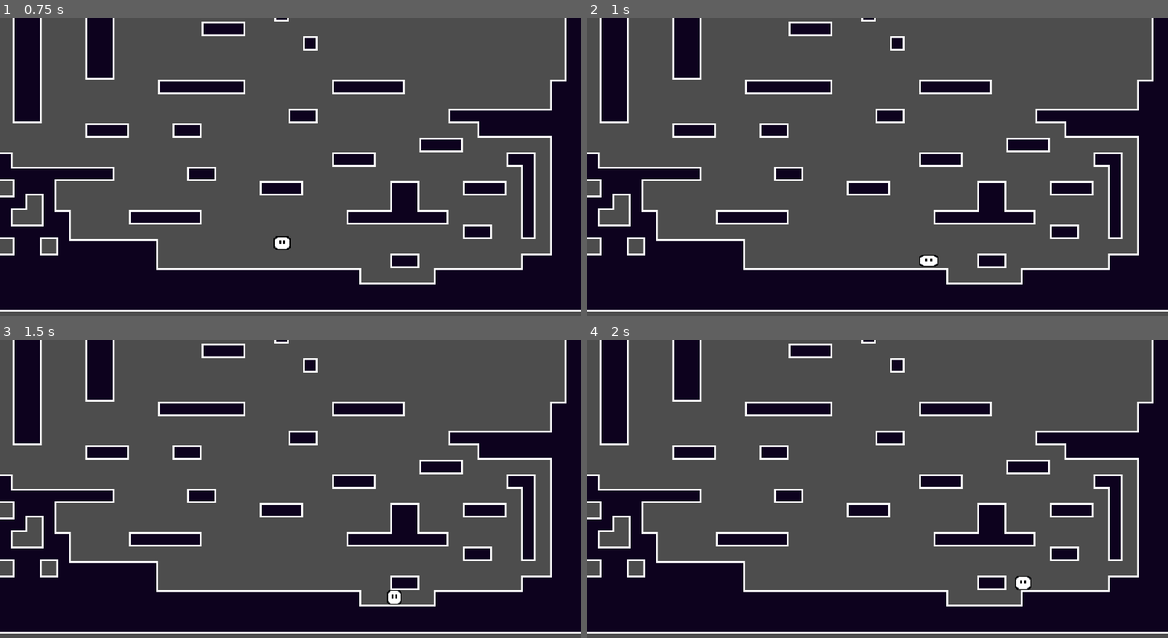
Above: before the commit, frames 1-4 (two rows, left to right).
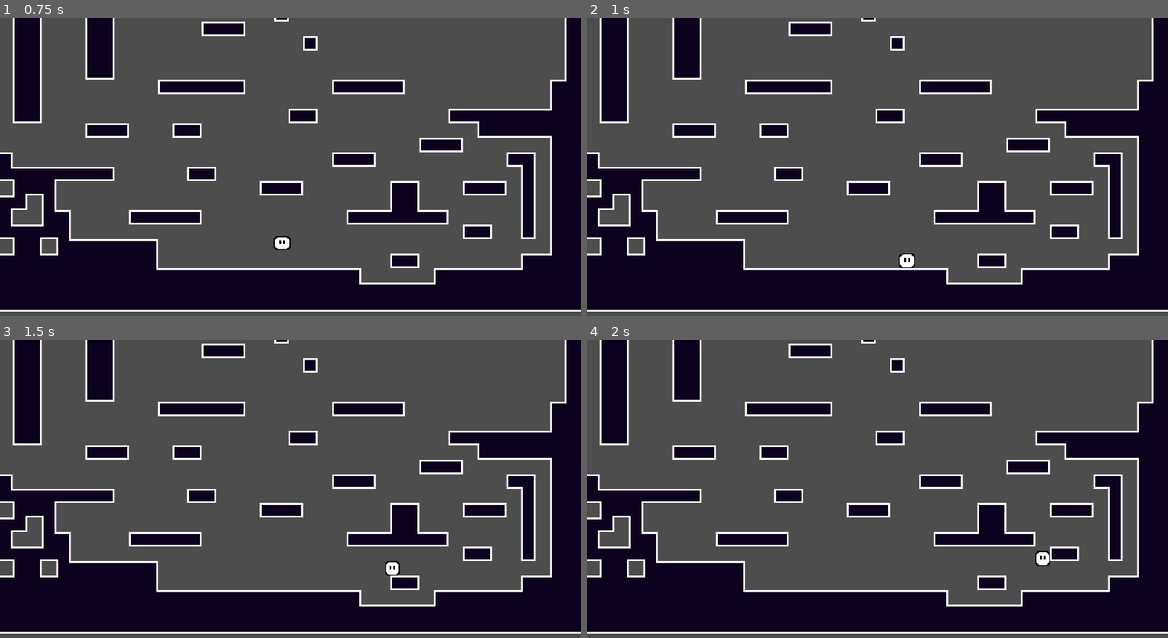
Above: after the commit, the same moments.

Repository: picalexs/LightBender
Game: Godot game, scene res://levels/test_room/test_scene.tscn
The game is run twice, just before and just after one commit, with the same random seed, the same clock (stepped at 60 frames per second) and the same inputs.
Inputs:
- Up to frame 1 (0.75 s): tap Enter (ui_accept) at 0.5 s; hold Right (ui_right) from 0.53 s (still down); hold Enter (ui_accept) from 0.53 s (still down); tap Shift (dash) at 0.6 s
- Up to frame 2 (1 s): keep holding Right (ui_right); keep holding Enter (ui_accept)
- Up to frame 3 (1.5 s): keep holding Right (ui_right); release Enter (ui_accept) at 1.28 s; tap Enter (ui_accept) at 1.35 s
- Up to frame 4 (2 s): keep holding Right (ui_right); tap Enter (ui_accept) at 1.52, 1.82 s; tap Shift (dash) at 1.55 s

Frame 1 is identical in both runs. In frame 2, 0.2% of the frame differs, in the area x 53-61%, y 79-84%; in frame 3, 0.2%; in frame 4, 0.2%.

Commit message:
Fixed slow fall

Diff:
--- a/light-bender/features/player/player_movement.gd
+++ b/light-bender/features/player/player_movement.gd
@@ -51,6 +51,7 @@
 @export var dash_duration: float = 0.16
 @export var dash_cooldown: float = 0.55
 @export var dash_zero_vertical_velocity: bool = true
+@export var dash_end_speed_mult: float = 0.6
 
 # ── Wall Movement ─────────────────────────────────────────────────────────────
 @export_group("Wall Movement")
@@ -72,6 +73,7 @@
 var _wall_jump_lock_timer: float = 0.0
 var _wall_normal: Vector2 = Vector2.ZERO
 var _air_jumps_left: int = 0
+var _slow_fall_armed: bool = false
 
 @onready var _sprite: Sprite2D = $Sprite2D
 
@@ -89,18 +91,25 @@
 func _unhandled_input(event: InputEvent) -> void:
 	if event.is_action_pressed("ui_accept"):
 		_jump_buffer_timer = jump_buffer_time
+		if _can_arm_slow_fall_on_jump_press():
+			_slow_fall_armed = true
 	if event.is_action_pressed(DASH_ACTION):
 		_try_dash()
 	elif event.is_action_released("ui_accept") and _is_jumping and velocity.y < 0.0:
 		# Variable jump height: cut upward velocity on early release
 		velocity.y *= jump_cut_mult
 		_is_jumping = false
+	if event.is_action_released("ui_accept"):
+		_slow_fall_armed = false
 
 
 func _physics_process(delta: float) -> void:
+	var was_dashing := _is_dashing()
 	var on_floor := is_on_floor()
 	_tick_timers(delta, on_floor)
 	_refresh_wall_contact()
+	if was_dashing and not _is_dashing():
+		_apply_post_dash_velocity()
 
 	if _is_dashing():
 		velocity = _dash_direction * dash_speed
@@ -118,6 +127,7 @@
 	if is_on_floor() and velocity.y >= 0.0:
 		_is_jumping = false
 		_refill_air_jumps()
+		_slow_fall_armed = false
 
 
 # Counts down coyote window and jump buffer each frame; resets coyote on landing.
@@ -297,12 +307,24 @@
 		return false
 	if is_on_floor() or _is_dashing() or velocity.y <= 0.0:
 		return false
-	# If double jump is available, require it to be consumed before slow-fall starts.
+	if not _slow_fall_armed:
+		return false
+	if _can_wall_slide():
+		return false
+	return Input.is_action_pressed("ui_accept")
+
+
+func _can_arm_slow_fall_on_jump_press() -> bool:
+	if abilities == null or not abilities.can_slow_fall:
+		return false
+	if is_on_floor() or _is_dashing():
+		return false
+	if _can_wall_slide():
+		return false
+	# If double jump exists, slow-fall can only be armed after it is spent.
 	if abilities.can_double_jump and max_air_jumps > 0 and _air_jumps_left > 0:
 		return false
-	if _can_wall_slide():
-		return false
-	return Input.is_action_pressed("ui_accept")
+	return true
 
 
 func _try_dash() -> void:
@@ -328,6 +350,14 @@
 	return _dash_timer > 0.0
 
 
+func _apply_post_dash_velocity() -> void:
+	var dir := Input.get_axis("ui_left", "ui_right")
+	if absf(dir) > 0.01:
+		velocity.x = dir * move_speed * dash_end_speed_mult
+	else:
+		velocity.x = 0.0
+
+
 func _refresh_wall_contact() -> void:
 	var left_hit := test_move(global_transform, Vector2(-wall_probe_distance, 0.0))
 	var right_hit := test_move(global_transform, Vector2(wall_probe_distance, 0.0))
--- a/light-bender/levels/test_room/test_scene.tscn
+++ b/light-bender/levels/test_room/test_scene.tscn
@@ -8,6 +8,8 @@
 [node name="Player" parent="." unique_id=640300134 instance=ExtResource("2_tlesq")]
 double_jump_force = 290.0
 dash_speed = 280.0
+dash_duration = 0.2
+dash_end_speed_mult = 0.5
 wall_slide_speed = 40.0
 
 [node name="Camera2D" type="Camera2D" parent="." unique_id=1806402793]
